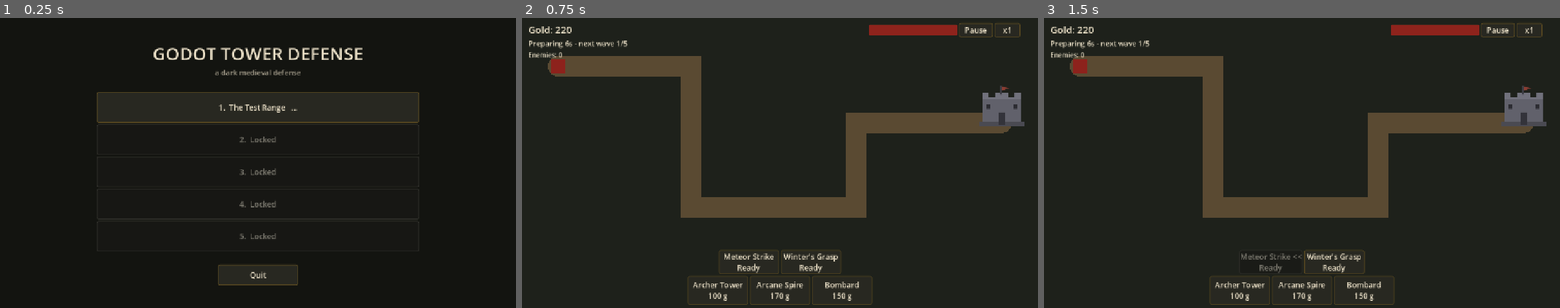
Above: before the commit, frames 1-3 (left to right).
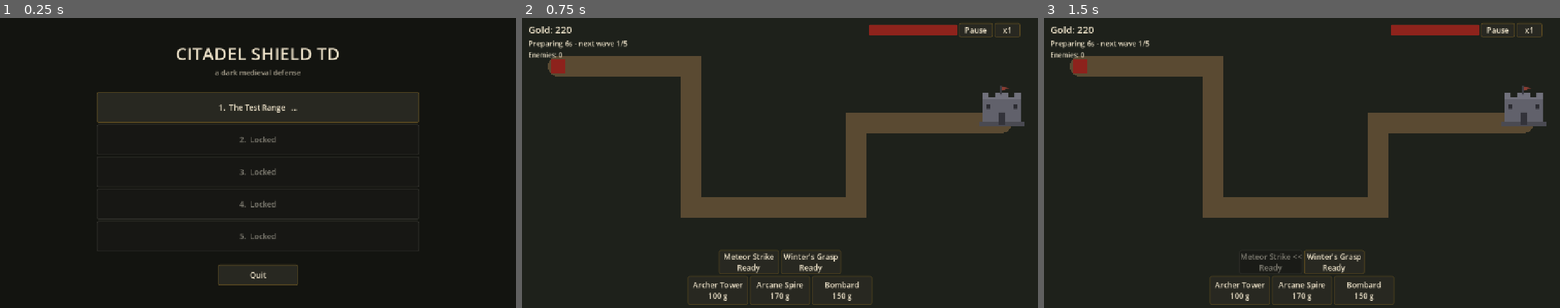
Above: after the commit, the same moments.

Repository: ybagheri/godot-tower-defense
Game: Godot game, scene res://scenes/ui/main_menu.tscn
Two runs of this game, one before a commit and one after it. Both use one fixed random seed, a clock stepped at 60 frames per second and the inputs below.
Inputs:
- Up to frame 1 (0.25 s): no input
- Up to frame 2 (0.75 s): click "1. The Test Range ..." at 0.5 s
- Up to frame 3 (1.5 s): click "Meteor Strike Ready" at 1.25 s

The runs differ from the first frame. In frame 1, 1.1% of the frame differs, in the area x 29-71%, y 10-15%; in frame 2, nothing differs; in frame 3, nothing differs.

Commit message:
chore(brand): apply Citadel Shield TD identity (G-09)
project.godot app name, Android package display names (presets) and main-menu title carry the ratified brand string; package id io.github.ybagheri.godottd and repo name stay untouched.

Diff:
--- a/project.godot
+++ b/project.godot
@@ -6,7 +6,7 @@
 
 [application]
 
-config/name="godot-tower-defense"
+config/name="Citadel Shield TD"
 config/description="A production-quality, data-driven Dark Medieval Fantasy Tower Defense game."
 config/version="0.8.0"
 run/main_scene="res://scenes/ui/main_menu.tscn"
--- a/scenes/ui/main_menu.tscn
+++ b/scenes/ui/main_menu.tscn
@@ -34,7 +34,7 @@
 [node name="Title" type="Label" parent="Center"]
 horizontal_alignment = 1
 theme_override_font_sizes/font_size = 44
-text = "GODOT TOWER DEFENSE"
+text = "CITADEL SHIELD TD"
 
 [node name="Subtitle" type="Label" parent="Center"]
 horizontal_alignment = 1
Not shown, changed: export_presets.cfg
